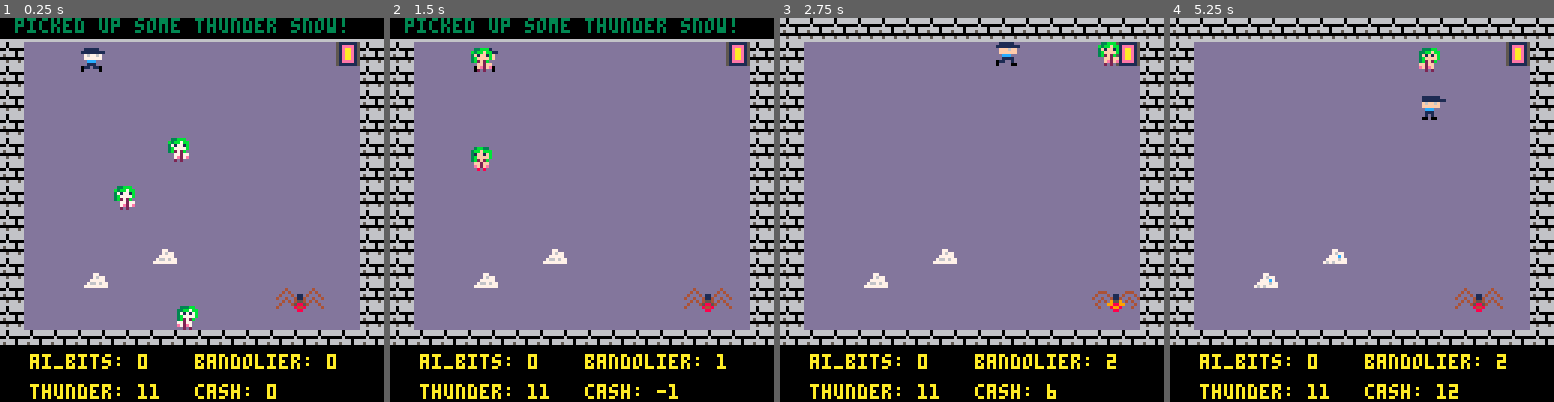
Above: before the commit, frames 1-4 (left to right).
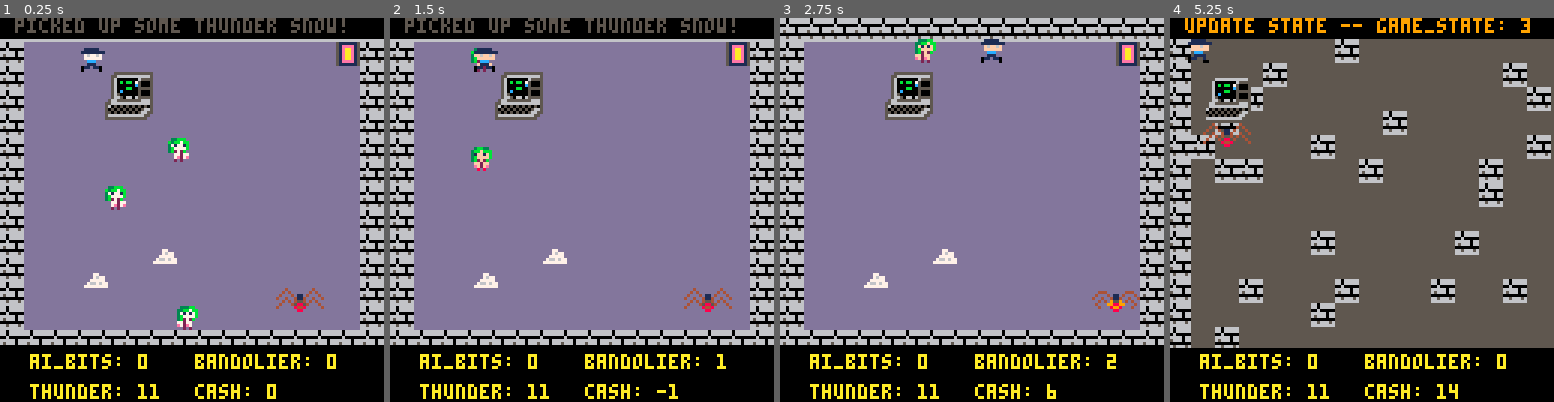
Above: after the commit, the same moments.

Repository: dfirebaugh/j46k
Game: PICO-8 cartridge j46k.p8
Two runs of this game, one before a commit and one after it. Both use one fixed random seed, a clock stepped at 60 frames per second and the inputs below.
Inputs:
- Up to frame 1 (0.25 s): no input
- Up to frame 2 (1.5 s): tap O (Z key) at 0.7 s
- Up to frame 3 (2.75 s): hold Right 1.6-2.1 s; tap O (Z key) at 1.7, 2.1, 2.5 s; hold Up 2.15-2.42 s; hold Right from 2.47 s (still down)
- Up to frame 4 (5.25 s): tap O (Z key) every 0.4 s from 2.9 to 4.9 s; release Right at 3.03 s; hold Left 3.08-3.58 s; hold Down 3.63-3.97 s; hold Right 4.02-4.68 s; hold Up 4.73-5.03 s; hold Left from 5.08 s (still down)

The runs differ from the first frame. In frame 1, 3.2% of the frame differs, in the area x 3-90%, y 0-50%; in frame 2, 3.0%; in frame 3, 2.4%; in frame 4, 82%, in the area x 0-100%, y 0-100%.

Commit message:
- initial unlock of trs80 -- inprogress

Diff:
--- a/j46k.p8
+++ b/j46k.p8
@@ -10,8 +10,6 @@
 --   it represents how many attempts to make whilst
 --   moving toward center
 additional_direction_tries_max = 10
-
-dig_iteration_limit = 2000
 
 mapsize = 48
 startx = 1
@@ -20,9 +18,12 @@
 floor=9
 sfx_enabled=0
 
+trs80_unlocked = 1
+trs80_placed = 0
+
 -- spawn chances
 --   note: adding too many assests will cause lag
-lady_spawn_number = 3
+lady_spawn_number = 1
 spidy_spawn_number = 5
 tsnow_spawn_number = 8
 aibit_spawn_number = 3
@@ -33,6 +34,7 @@
 spidy_sprite = 36
 aibit_sprite = 20
 portal_sprite = 10
+trs80_sprite = 24
 
 -- actor ids:
 player_id = 0
@@ -40,6 +42,10 @@
 tsnow_id = 2
 aibit_id = 3
 spidy_id = 4
+trs80_id = 5
+
+-- how many aibits till we can get to the boss
+ai_bits_til_boss = 10
 
 lady_attack_modifier = 20
 launch_speed = 1.8
@@ -82,6 +88,8 @@
 play_intro_level = 1
 setup_open_level = 2
 play_open_level = 3
+setup_trs80_level = 4
+play_trs80_level = 5
 
 -- game state:
 game_state = setup_intro_level
@@ -125,7 +133,11 @@
   reset_colors()
   delete_all_actors()
   game_state += 1
-end
+  message("update state -- game_state: "..game_state)
+  trs80_placed = 0
+end
+
+player_initialized = 0
 
 function _update()
   if(time() - last_hit > .2 and time() - last_pickup > .2) reset_colors()
@@ -144,19 +156,24 @@
   elseif (game_state == play_open_level) then
     pal(13, 5)
     standard_update()
-  elseif (game_state == play_open_level+1) then
-    game_state = setup_open_level
-  end
-
--- todo: fix jon's acceleration
-  -- if (jon_accel > jon_accel_upper_limit) then
-  --   jon_accel = jon_accel_upper_limit
-  -- elseif (jon_accel < jon_accel_upper_limit and jon.thunder_power > 20) then
-  --   jon_accel = jon_accel_rate * (jon.thunder_power / thunder_snow_accel_multiplier)
-  -- else
-  --   jon_accel = jon_initial_speed
-  -- end
-  -- message("jon accel: "..jon_accel)
+  elseif (game_state == setup_trs80_level) then
+    advance_game_state()
+    init_trs80_level()
+  elseif (game_state == play_trs80_level) then
+    standard_update()
+  end
+
+  init_player()
+
+  if (jon.aibits < ai_bits_til_boss) then
+    if (game_state == play_open_level+1) then
+      game_state = setup_open_level
+    end
+  end
+
+
+
+  update_player()
 end
 
 function _draw()
@@ -165,8 +182,10 @@
     camera(0, 0)
 
     map(0, 0, 0, 0, 16, 16)
-
-    -- print("->skip", 95, 12, 7)
+  elseif (game_state == play_trs80_level) then
+    camera(0, 0)
+
+    map(0, 0, 0, 0, 16, 16)
   elseif (game_state == play_open_level) then
     camera(cam_x^1.5, cam_y^1.5)
 
@@ -200,21 +219,14 @@
   if time() % 2 == 0 then
     payday()
   end
+
+  if (trs80_unlocked == 1) place_trs80()
+
+  if (jon.aibits >= ai_bits_til_boss) unlock_trs80()
 end
 
 function init_intro_level()
-  -- draw a room
-  for i = 0, 14 do
-    for j = 0, 14 do
-      mset(i, j, floor)
-    end
-    mset(i, 0, wall)
-    mset(0, i, wall)
-    mset(15, i, wall)
-    mset(i, 13, wall)
-  end
-  mset(15,15, wall)
-  init_player()
+  draw_small_room()
   place_lady(5, 5)
   place_lady(5, 10)
   place_lady(2, 5)
@@ -253,10 +265,29 @@
   mset(2, 2, floor)
   mset(2, 3, floor)
 
-  init_player()
+  reset_player()
   init_actors()
 
   insert_portal()
+end
+
+function init_trs80_level()
+  draw_small_room()
+  place_trs80()
+end
+
+function draw_small_room()
+  -- draw a room
+  for i = 0, 14 do
+    for j = 0, 14 do
+      mset(i, j, floor)
+    end
+    mset(i, 0, wall)
+    mset(0, i, wall)
+    mset(15, i, wall)
+    mset(i, 13, wall)
+  end
+  mset(15,15, wall)
 end
 
 function draw_game_info()
@@ -289,6 +320,23 @@
   pal(14, 14)
   pal(15, 15)
 end
+
+function unlock_trs80()
+  message("unlocked trs80")
+  trs80_unlocked = 1
+end
+
+function place_trs80()
+  if (trs80_placed == 1) return
+
+  trs80_placed = 1
+  trs80 = make_actor(startx+2, starty+2)
+  trs80.spritesize = 4
+  trs80.spr = trs80_sprite
+  trs80.name = "trs80"
+  trs80.actor_id = trs80_id
+end
+
 -->8
 -- actor
 actor = {} --all actors in world
@@ -787,22 +836,39 @@
   local sy = (a.y * 8) - 4
 
   if (a.spritesize==1) then
-  palt(0, false)
-  palt(13,true)
-  spr(a.spr + a.frame, sx, sy)
+    palt(0, false)
+    palt(13,true)
+    spr(a.spr + a.frame, sx, sy)
   end
 
   if (a.spritesize==2) then
     frameoffset = flr(a.frame) == 0 and 0 or 16
     sspr(32+frameoffset,16,16,8,sx,sy)
   end
+
+  if (a.spritesize == 4) then
+  -- TODO: fix this to be dynamic right now it just loads the trs80
+    palt(0, false)
+    palt(13,true)
+    sspr(64, 8, 16, 16, sx, sy)
+  end
+
   palt()
 end
 
 -->8
 -- player
 
+function reset_player()
+  jon.x = startx+1
+  jon.y = starty+1
+  add(actor,jon)
+end
+
 function init_player()
+  if (player_initialized == 1) return
+
+  player_initialized = 1
   -- jon
   jon = make_actor(startx+1, starty+1)
   jon.bandolier = 0
@@ -817,6 +883,18 @@
 
 function payday()
   jon.cash += 10
+end
+
+function update_player()
+-- todo: fix jon's acceleration
+  -- if (jon_accel > jon_accel_upper_limit) then
+  --   jon_accel = jon_accel_upper_limit
+  -- elseif (jon_accel < jon_accel_upper_limit and jon.thunder_power > 20) then
+  --   jon_accel = jon_accel_rate * (jon.thunder_power / thunder_snow_accel_multiplier)
+  -- else
+  --   jon_accel = jon_initial_speed
+  -- end
+  -- message("jon accel: "..jon_accel)
 end
 
 function control_player(pl)
@@ -899,22 +977,22 @@
 d111dddddd111ddddd1111ddd111dddd00000000000000000000000000000000dddddddddddddddd51eaae150000000000000000000000000000000000000000
 d1d1dddd011d110d011dd1dd11d1dddd00000000000000000000000066566656dddddd7ddddddddd51eeee150000000000000000000000000000000000000000
 00d00ddd0ddddd0d0dddd00dddd00ddd00000000000000000000000066666666ddddddd7dddddddd511111150000000000000000000000000000000000000000
-dddddddddddddddddddddddd00000000000000000000000000000000000000000000000000000000000000000000000000000000000000000000000000000000
-d88d88ddd88d88ddd88d88dd00000000606060606060606060606060000000000000000000000000000000000000000000000000000000000000000000000000
-8888878d8888878d8888878d00000000bbbbbbbbbbbbbbbbbbbbbbbb000000000000000000000000000000000000000000000000000000000000000000000000
-8888888d8888888d8888888d00000000b101b01bb101b01bb101b01b000000000000000000000000000000000000000000000000000000000000000000000000
-d88888ddd88888ddd88888dd00000000b101b01bb101b01bb101b01b000000000000000000000000000000000000000000000000000000000000000000000000
-dd888ddddd888ddddd888ddd00000000bbbbbbbbbbbbbbbbbbbbbbbb000000000000000000000000000000000000000000000000000000000000000000000000
-ddd8ddddddd8ddddddd8dddd00000000606060606060606060606060000000000000000000000000000000000000000000000000000000000000000000000000
-dddddddddddddddddddddddd00000000000000000000000000000000000000000000000000000000000000000000000000000000000000000000000000000000
-dddddddddddddddddddddddd00000000000400000000400000000000000000000000000000000000000000000000000000000000000000000000000000000000
-dddddddddddddddddddddddd00000000004040000004040000444000000444000000000000000000000000000000000000000000000000000000000000000000
-dddddddddddddddddddddddd00000000040004011040004004000401104000400000000000000000000000000000000000000000000000000000000000000000
-ddd77dddddd77dddddd77ddd00000000400400411400400440040041140040040000000000000000000000000000000000000000000000000000000000000000
-ddd7677dddd7677dddd7677d00000000004040455404040000404095590404000000000000000000000000000000000000000000000000000000000000000000
-dd77777ddd777c7ddd77777d00000000040004588540004004000998899000400000000000000000000000000000000000000000000000000000000000000000
-d7667677d7777677d766767700000000400000844800000400400089980004000000000000000000000000000000000000000000000000000000000000000000
-77777777767677777777777700000000000000088000000000000008800000000000000000000000000000000000000000000000000000000000000000000000
+dddddddddddddddddddddddd0000000000000000000000000000000000000000ddd5555555555555000000000000000000000000000000000000000000000000
+d88d88ddd88d88ddd88d88dd0000000060606060606060606060606000000000dd55666666666665000000000000000000000000000000000000000000000000
+8888878d8888878d8888878d00000000bbbbbbbbbbbbbbbbbbbbbbbb00000000dd56000000065555000000000000000000000000000000000000000000000000
+8888888d8888888d8888888d00000000b101b01bb101b01bb101b01b00000000dd560b0bb0750005000000000000000000000000000000000000000000000000
+d88888ddd88888ddd88888dd00000000b101b01bb101b01bb101b01b00000000dd56000000c50005000000000000000000000000000000000000000000000000
+dd888ddddd888ddddd888ddd00000000bbbbbbbbbbbbbbbbbbbbbbbb00000000dd56000bb0055555000000000000000000000000000000000000000000000000
+ddd8ddddddd8ddddddd8dddd0000000060606060606060606060606000000000dd560c0000050005000000000000000000000000000000000000000000000000
+dddddddddddddddddddddddd0000000000000000000000000000000000000000dd56500000050005000000000000000000000000000000000000000000000000
+dddddddddddddddddddddddd0000000000040000000040000000000000000000dd56650660655555000000000000000000000000000000000000000000000000
+dddddddddddddddddddddddd0000000000404000000404000044400000044400d566555555556665000000000000000000000000000000000000000000000000
+dddddddddddddddddddddddd00000000040004011040004004000401104000405566666666666665000000000000000000000000000000000000000000000000
+ddd77dddddd77dddddd77ddd00000000400400411400400440040041140040045605050505050505000000000000000000000000000000000000000000000000
+ddd7677dddd7677dddd7677d00000000004040455404040000404095590404005050505050505665000000000000000000000000000000000000000000000000
+dd77777ddd777c7ddd77777d00000000040004588540004004000998899000405505050505056655000000000000000000000000000000000000000000000000
+d7667677d7777677d76676770000000040000084480000040040008998000400566666666666655d000000000000000000000000000000000000000000000000
+777777777676777777777777000000000000000880000000000000088000000055555555555555dd000000000000000000000000000000000000000000000000
 d3bb33ddd33bbbddd333bbdd00000000000000000000000000000000000000000000000000000000000000000000000000000000000000000000000000000000
 3bbfbbbdb3bbfbbd33bbfbbd00000000000000000000000000000000000000000000000000000000000000000000000000000000000000000000000000000000
 31ff1fbd3f1ff1bd3f1f1fbd00000000000000000000000000000000000000000000000000000000000000000000000000000000000000000000000000000000
